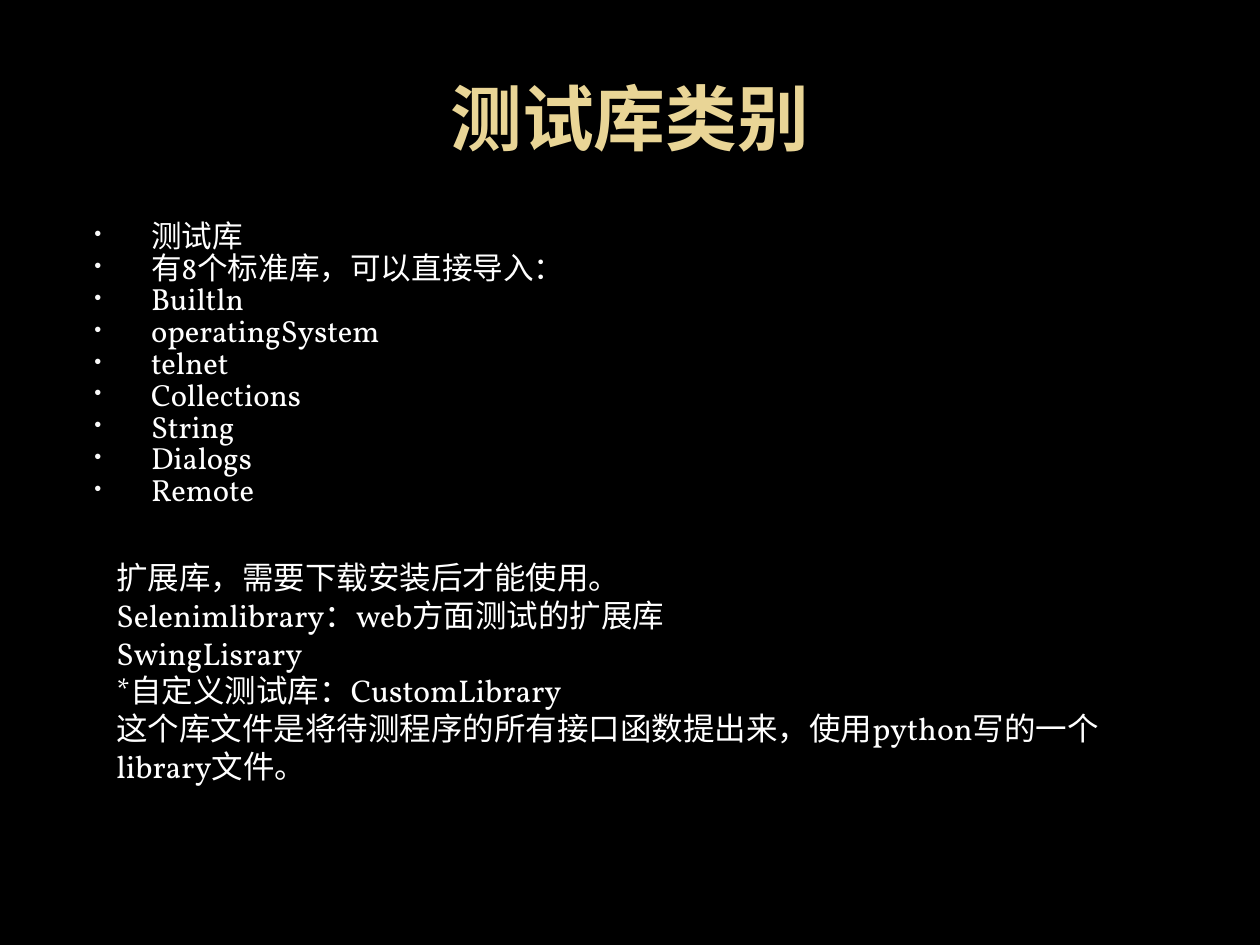
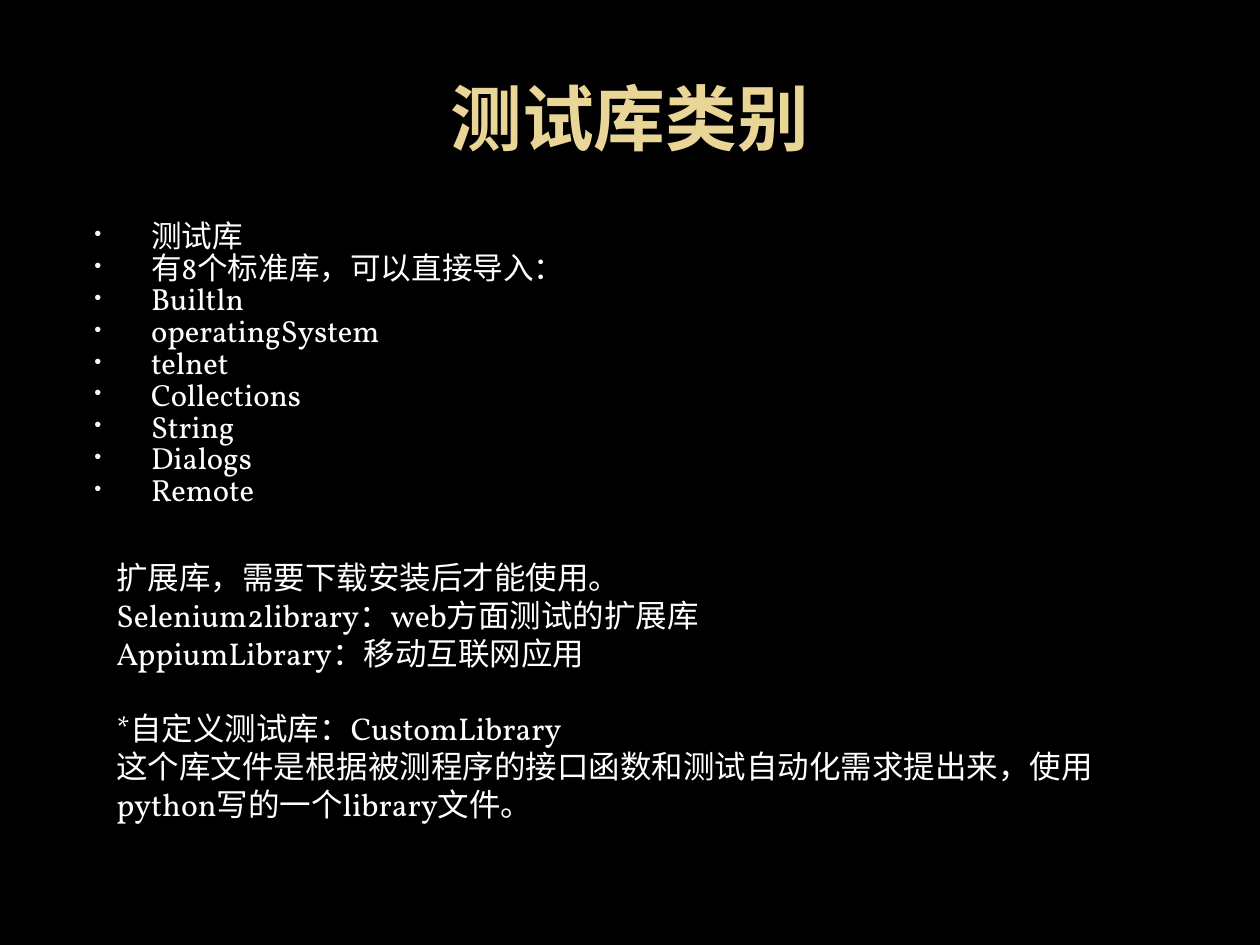
Before and after one commit to elvis2workspace/OPython, a slide deck: slide 14 of 自动化安装包/移动互联网事业部测试自动化实施方案介绍_张修海.pptx (slide 11 before the commit). Drawn at 1260x945 pixels with LibreOffice and Linux fonts; fonts in the diff are those of the drawing; background and template pictures are left out. Boxes give left, top, right and bottom in pixels: in the first picture for what was removed or moved away, otherwise in the second. Text is boxed around its words. In the diff, an @@ line names an element or a change of style, - is before the commit and + after.

Commit message:
更新最新的volte版本ecm对应的自动化脚本

```diff
--- a/自动化安装包/移动互联网事业部测试自动化实施方案介绍_张修海.pptx
+++ b/自动化安装包/移动互联网事业部测试自动化实施方案介绍_张修海.pptx
@@ text at box(116, 562, 620, 756): text colour #CCE8CF to #C7EDCC in "扩展库，需要下载安装后才能使用。", "*自定义测试库：CustomLibrary" @@
@@ text at box(116, 600, 698, 673): text changed; text colour #CCE8CF to #C7EDCC @@
-Selenimlibrary：web方面测试的扩展库
-SwingLisrary
+Selenium2library：web方面测试的扩展库
+AppiumLibrary：移动互联网应用
@@ text at box(116, 746, 1092, 824): text changed; text colour #CCE8CF to #C7EDCC @@
-这个库文件是将待测程序的所有接口函数提出来，使用python写的一个library文件。
+这个库文件是根据被测程序的接口函数和测试自动化需求提出来，使用python写的一个library文件。
```
Also in this commit, not shown: 13 other slides changed, 4 slides added, 6 other files.
